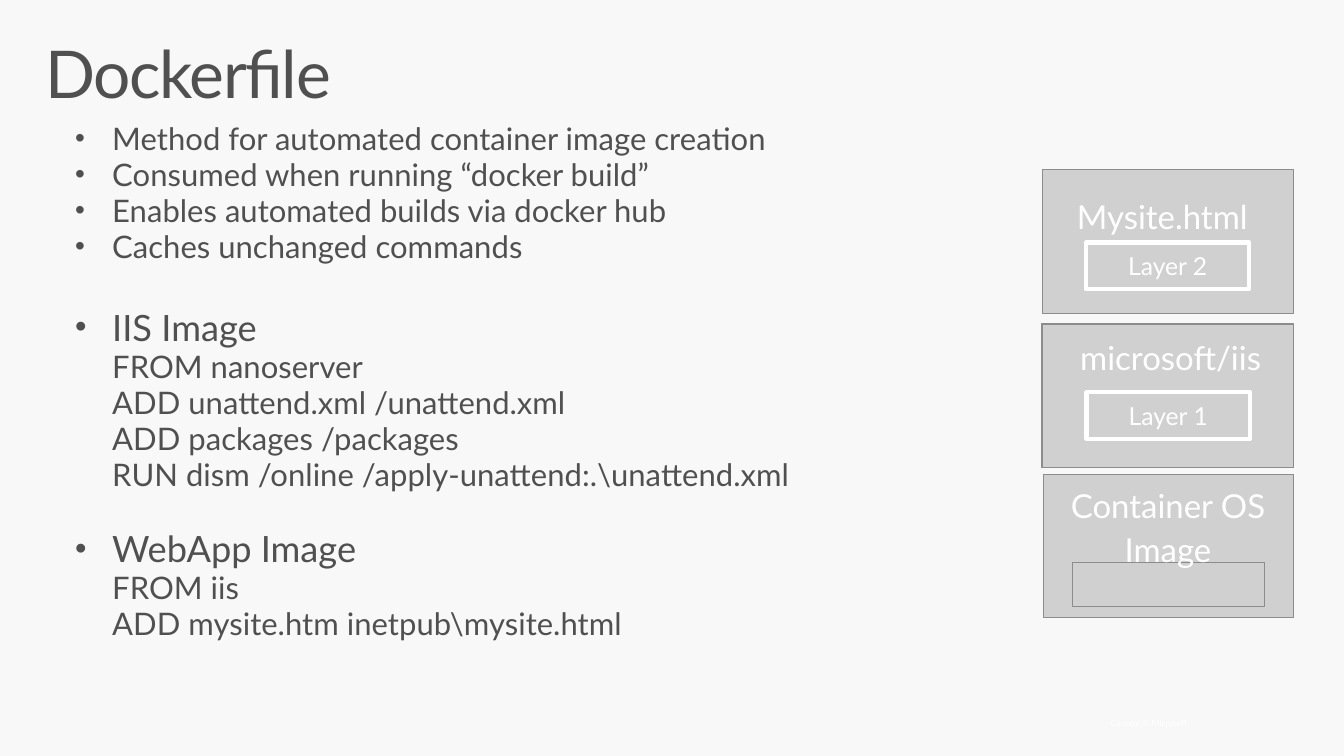
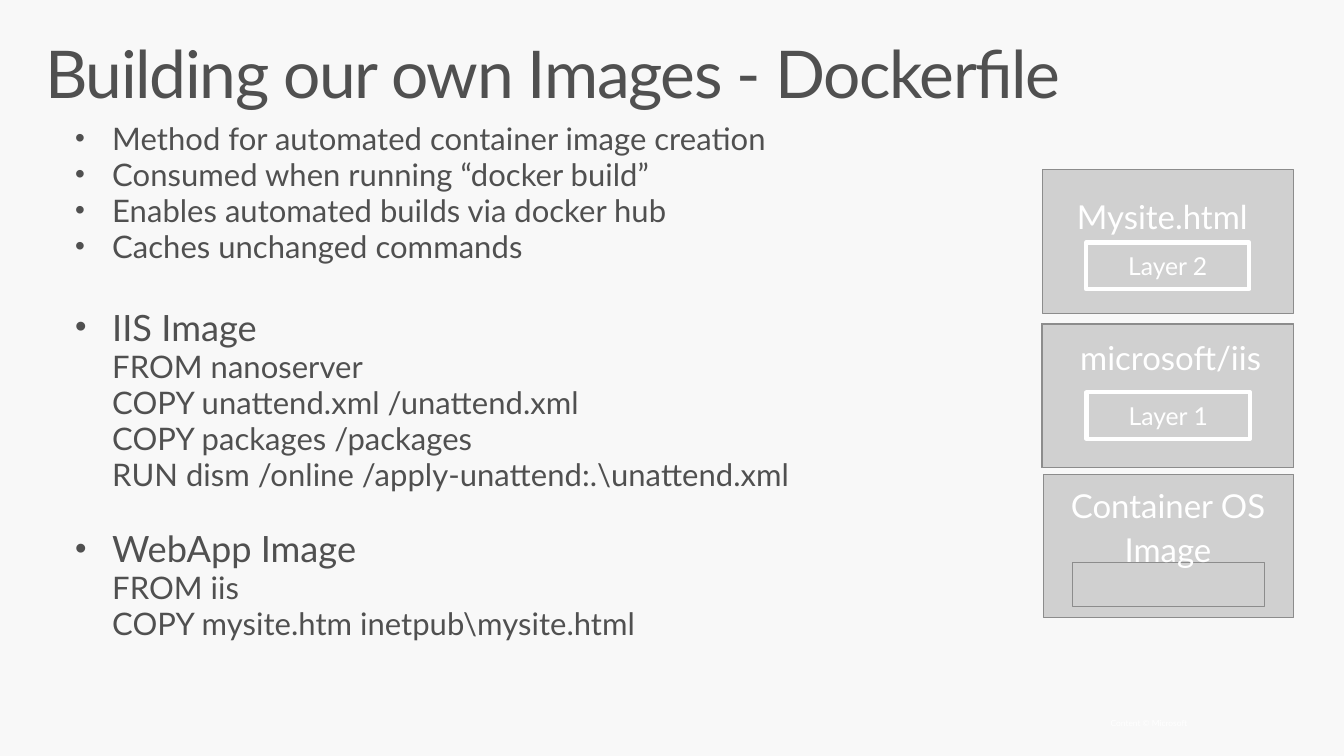
Before and after one commit to brentstineman/PersonalStuff, a slide deck: slide 21 of Presentations/ContainersForWindowsDevs.pptx (slide 15 before the commit). Drawn at 1344x756 pixels with LibreOffice and Linux fonts; fonts in the diff are those of the drawing; grey boxes stand for pictures. Boxes give left, top, right and bottom in pixels: in the first picture for what was removed or moved away, otherwise in the second. Text is boxed around its words. In the diff, an @@ line names an element or a change of style, - is before the commit and + after.

```diff
--- a/Presentations/ContainersForWindowsDevs.pptx
+++ b/Presentations/ContainersForWindowsDevs.pptx
@@ title at [45, 49, 1060, 110]: text changed @@
-Dockerfile
+Building our own Images - Dockerfile
@@ text at [112, 391, 579, 456]: text changed @@
-  ADD unattend.xml /unattend.xml
-  ADD packages /packages
+  COPY unattend.xml /unattend.xml
+  COPY packages /packages
@@ text at [112, 612, 635, 641]: text changed @@
-  ADD mysite.htm inetpub\mysite.html
+  COPY mysite.htm inetpub\mysite.html
```
Also in this commit, not shown: 1 other slide changed, 9 slides added, 2 slides removed.
